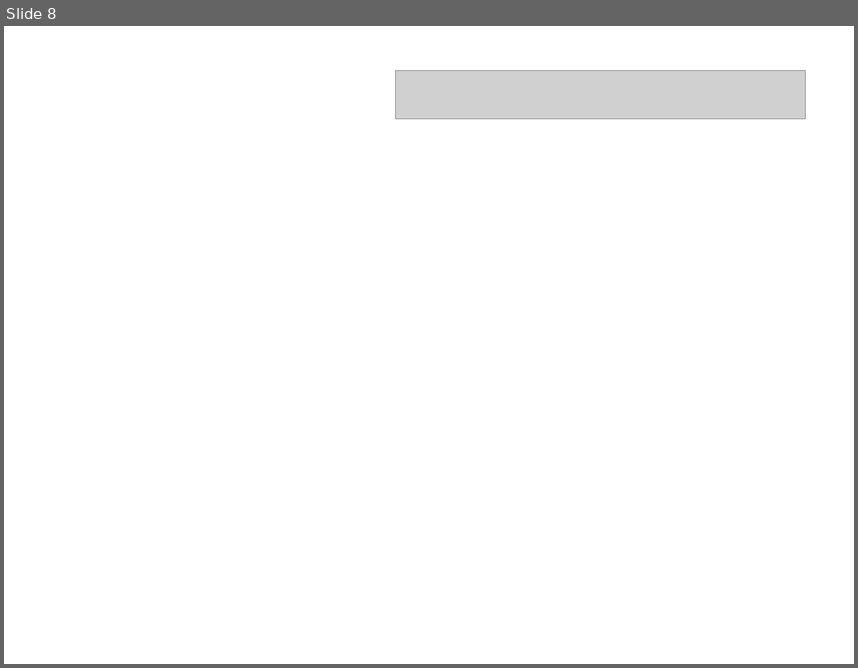
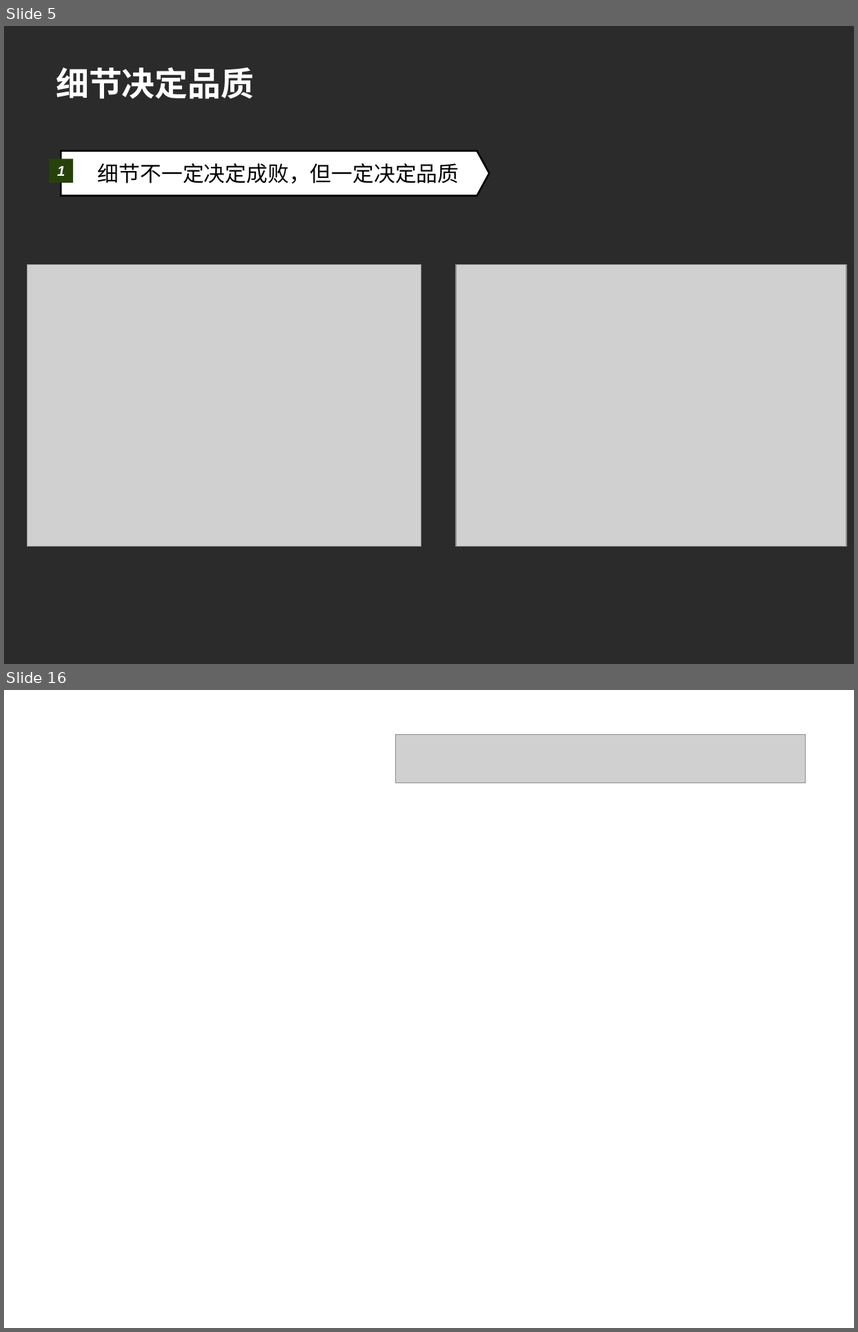
Before and after one commit to shtzr840329/mooon, a slide deck: distributed_platform/docs/mooon.ppt. Shown one above the other, each under a label of ours: slide 8 before the commit, slides 5 and 16 after it; the slides between them are not shown. The pictures are 858x668 and 858x1332 pixels, drawn with LibreOffice and Linux fonts; fonts in the diff are those of the drawing; grey boxes stand for pictures; background and template pictures are left out; a plain dark background stands for a picture behind light text. Boxes give left, top, right and bottom in pixels: in the first picture for what was removed or moved away, otherwise in the second. Text is boxed around its words. In the diff, an @@ line names an element or a change of style, - is before the commit and + after.

```diff
--- a/distributed_platform/docs/mooon.ppt
+++ b/distributed_platform/docs/mooon.ppt
@@ slide 5 added at (4, 26, 854, 664), background picture (left out) @@
@@ title added at (56, 67, 254, 99), 28 pt, text #FFFFFF, bold @@
+细节决定品质
@@ rectangle added at (49, 158, 73, 183), fill #26420A, 12 pt, text #FFFFFF, bold, italic @@
+1
@@ freeform shape added at (61, 151, 489, 196), fill #FFFFFF, outline #000000 1.5 pt, 18 pt, text #000000 @@
+细节不一定决定成败，但一定决定品质
@@ picture added at (27, 265, 421, 546) @@
@@ picture added at (456, 265, 847, 546) @@
@@ what was slide 8 is now slide 16 @@
```
Also in this commit, not shown: 3 slides changed, 7 other slides added.
